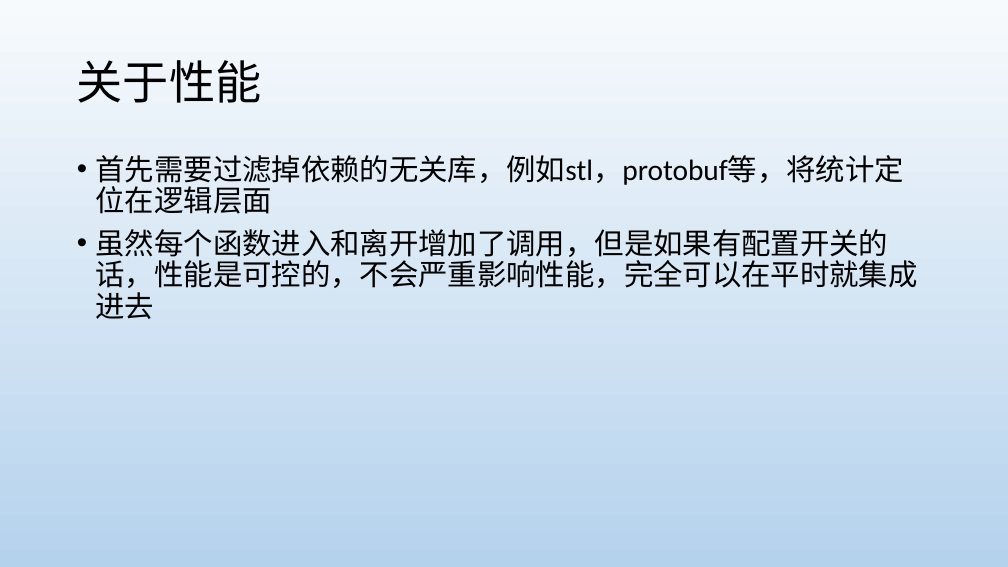
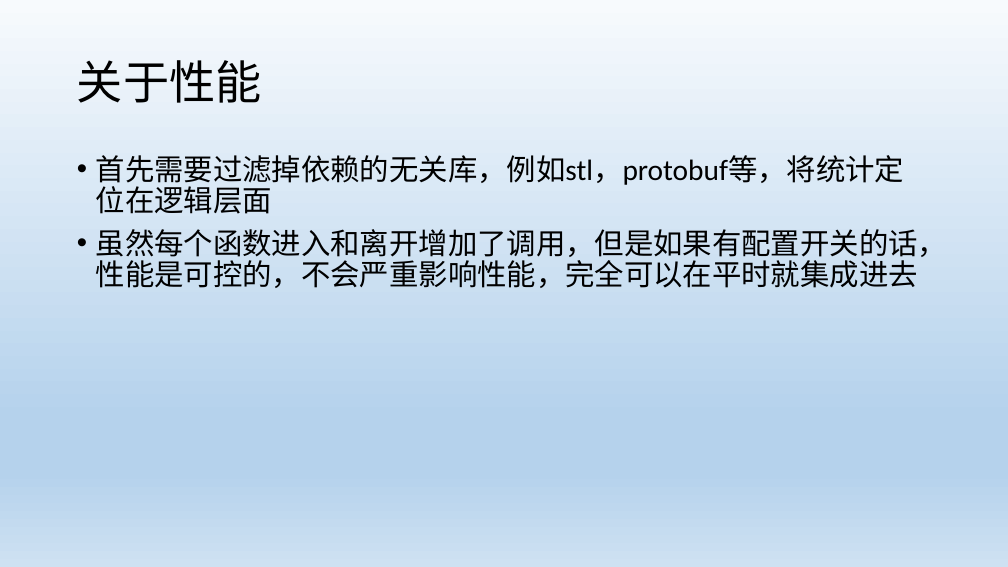
Before and after one commit to guanzhongdaoke/server-profiler, a slide deck: slide 19 of 简易服务器性能统计分析.pptx. Drawn at 1008x567 pixels with LibreOffice and Linux fonts; fonts in the diff are those of the drawing. Boxes give left, top, right and bottom in pixels: in the first picture for what was removed or moved away, otherwise in the second. Text is boxed around its words. In the diff, an @@ line names an element or a change of style, - is before the commit and + after.

```diff
--- a/简易服务器性能统计分析.pptx
+++ b/简易服务器性能统计分析.pptx
@@ background gradient #F7FAFD to #B5D2EC to gradient #F7FAFD to #B5D2EC to #CEE1F2 @@
@@ text "首先需要过滤掉依赖的无关库，例如stl，protobuf等，将统计定位在逻辑层面" rewrapped from (x1=96, y1=155, x2=918, y2=319) to (x1=96, y1=155, x2=947, y2=288) @@
```
Also in this commit, not shown: 20 other slides changed.
